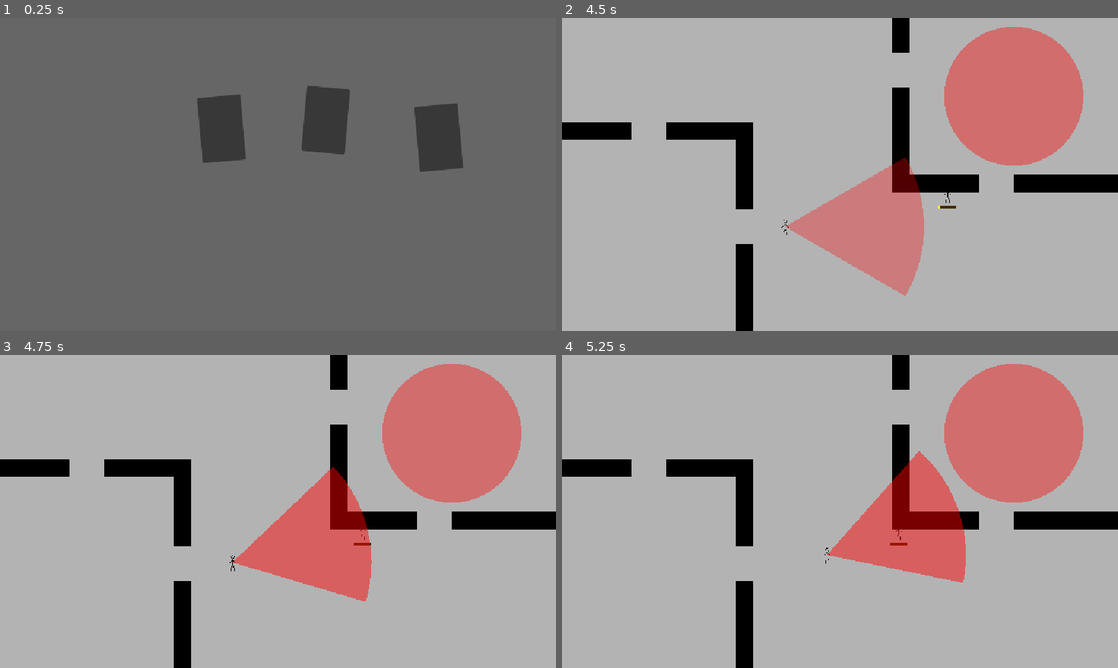
Above: before the commit, frames 1-4 (two rows, left to right).
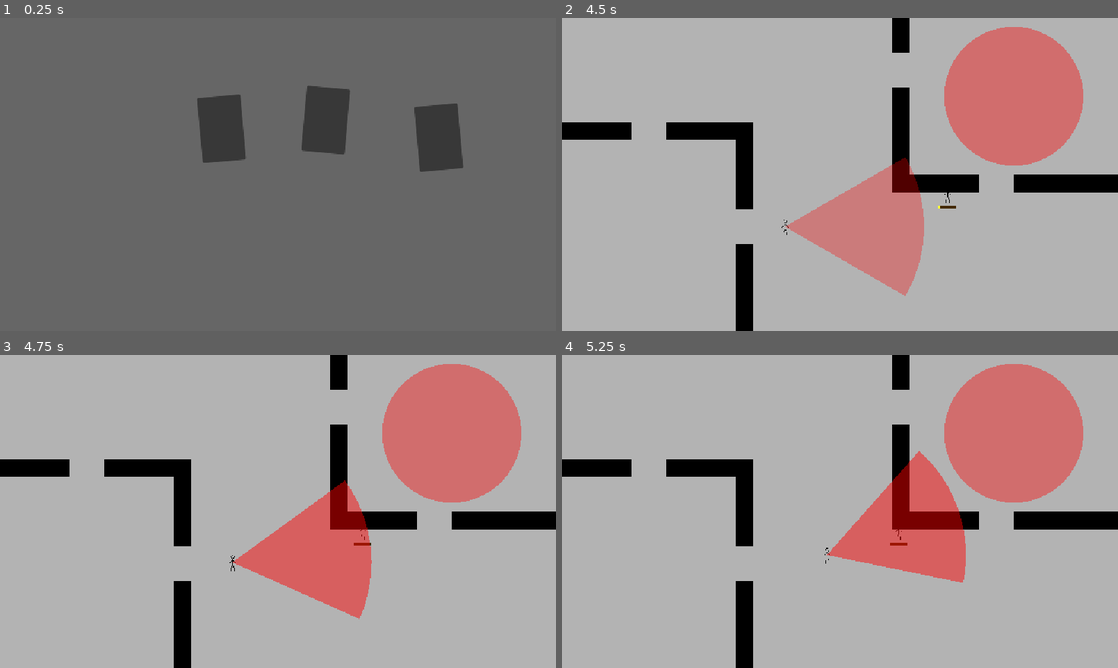
Above: after the commit, the same moments.

Repository: the-all-stack/gwj-igc-2026
Game: Godot game, scene res://hideout/hideout.tscn
The game is run twice, just before and just after one commit, with the same random seed, the same clock (stepped at 60 frames per second) and the same inputs.
Inputs (mouse positions are in pixels of both pictures, inside the frame that each line leads up to):
- Up to frame 1 (0.25 s): no input
- Up to frame 2 (4.5 s): click (784, 127) at 0.5 s; hold D (move_right) 1.28-2.03 s; hold Shift (sprint) 1.28-2.03 s; hold S (move_down) 2.03-2.78 s; tap Shift (sprint) at 2.1, 3.6 s; hold D (move_right) 2.78-3.53 s; hold Shift (sprint) 2.78-3.53 s; hold W (move_up) 3.53-4.28 s; hold A (move_left) from 4.28 s (still down); hold Shift (sprint) from 4.28 s (still down)
- Up to frame 3 (4.75 s): keep holding A (move_left); keep holding Shift (sprint)
- Up to frame 4 (5.25 s): keep holding A (move_left); release Shift (sprint) at 5.03 s; tap Shift (sprint) at 5.1 s

Frames 1-2 are identical in both runs. In frame 3, 1.5% of the frame differs, in the area x 42-67%, y 35-85%; in frame 4, nothing differs.

Commit message:
guards turn smoothly now

Diff:
--- a/characters/guard/guard.gd
+++ b/characters/guard/guard.gd
@@ -6,10 +6,11 @@
 @onready var path: Path2D = $Path2D
 @onready var follow: PathFollow2D = $Path2D/PathFollow2D
 
-@export_category("Movement")
+@export_category("Mechanics")
 @export var patrol_speed: float
 @export var chase_speed: float
 @export var catch_distance: float
+@export var turn_speed: float
 
 @export_category("Visuals")
 @export var cone_color_unseen: Color:
@@ -56,16 +57,19 @@
 		speed_budget = move_toward_target(path[next_node_index], speed_budget, delta)
 
 	if face_toward_node:
-		face_toward_target(path[next_node_index])
+		face_toward_target(path[next_node_index], delta)
 
-func face_toward_target(target: Vector2) -> void:
-	cone.global_rotation = (target - body.global_position).angle()
+func face_toward_target(target: Vector2, delta: float) -> void:
+	align_with_rotation((target - body.global_position).angle(), delta)
+
+func align_with_rotation(angle: float, delta: float) -> void:
+	cone.global_rotation = rotate_toward(cone.global_rotation, angle, deg_to_rad(turn_speed) * delta)
 
 func chase(delta: float) -> void:
 	var target_position := cone.seen_player.global_position if cone.seen_player else last_known_player_position
 
 	navigate_toward_target(target_position, chase_speed, delta, false)
-	face_toward_target(target_position)
+	face_toward_target(target_position, delta)
 
 	if cone.seen_player && body.global_position.distance_to(cone.seen_player.global_position) <= catch_distance * Game.tile_size:
 		Stage.instance.game_over()
@@ -82,7 +86,7 @@
 func patrol(delta: float) -> void:
 	follow.progress += patrol_speed * Game.tile_size * delta
 	body.global_position = follow.global_position
-	cone.global_rotation = follow.global_rotation
+	align_with_rotation(follow.global_rotation, delta)
 
 func _on_vision_cone_player_entered(player: Player) -> void:
 	is_chasing_player = true
--- a/characters/guard/guard.tscn
+++ b/characters/guard/guard.tscn
@@ -18,6 +18,7 @@
 patrol_speed = 2.0
 chase_speed = 4.0
 catch_distance = 0.5
+turn_speed = 180.0
 cone_color_unseen = Color(1, 0, 0, 0.3137255)
 cone_color_seen = Color(1, 0, 0, 0.47058824)
 metadata/_custom_type_script = "uid://b3ih3jqlceu64"
